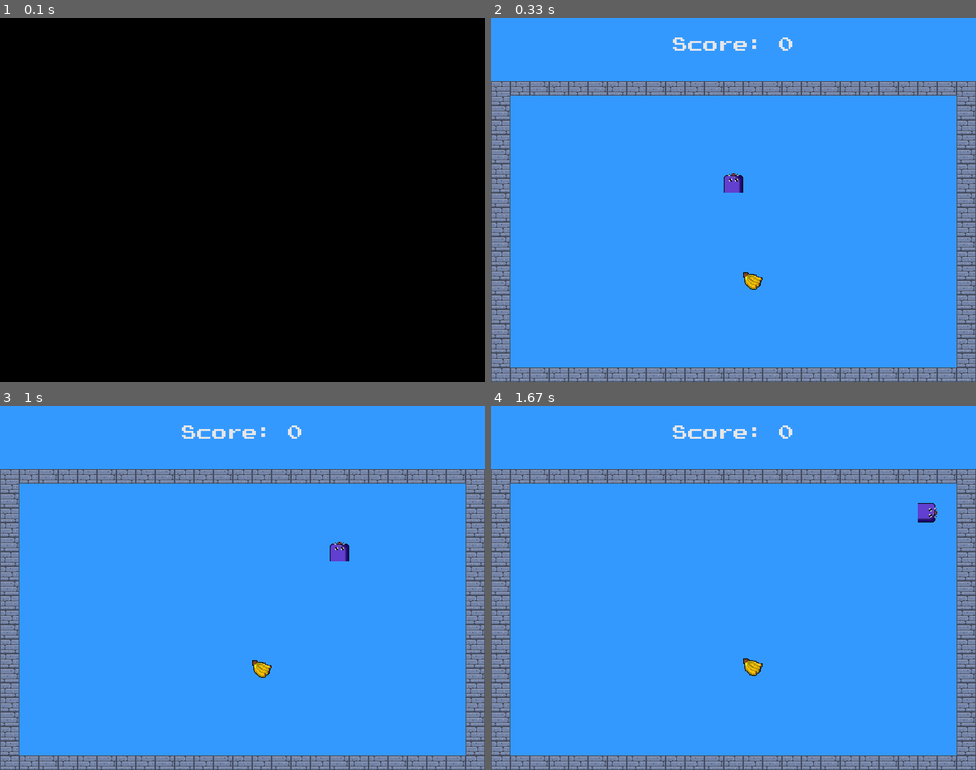
Above: before the commit, frames 1-4 (two rows, left to right).
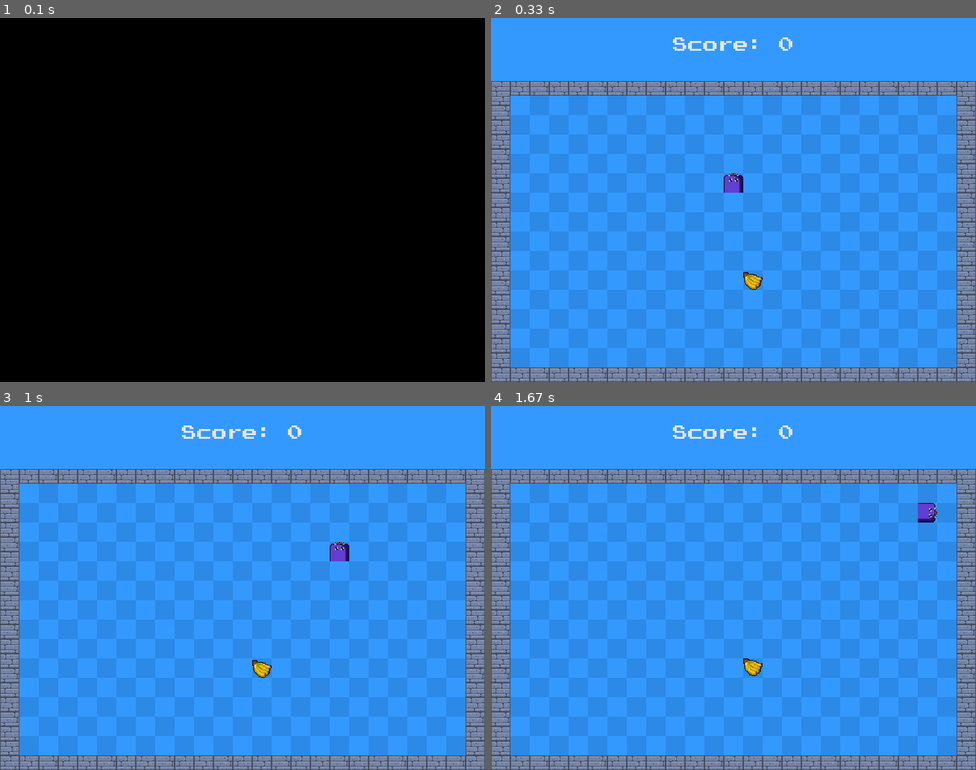
Above: after the commit, the same moments.

Repository: LUDUSLab/stem-games
Game: pygame game, started from natanael.lucena/snakepro/main.py
The game is run twice, just before and just after one commit, with the same random seed, the same clock (stepped at 60 frames per second) and the same inputs.
Inputs:
- Up to frame 1 (0.1 s): no input
- Up to frame 2 (0.33 s): no input
- Up to frame 3 (1 s): hold D 0.33-0.8 s; hold W from 0.83 s (still down)
- Up to frame 4 (1.67 s): release W at 1.13 s; hold D 1.17-1.63 s

Frame 1 is identical in both runs. In frame 2, 34% of the frame differs, in the area x 4-96%, y 21-96%; in frame 3, 34%; in frame 4, 34%.

Commit message:
add different color for snake's arena

Diff:
--- a/natanael.lucena/snakepro/config.py
+++ b/natanael.lucena/snakepro/config.py
@@ -6,6 +6,7 @@
 # Colors
 COLOR_LIGHT_GREY = (230, 230, 230)
 COLOR_LIGHT_BLUE = (51, 153, 255)
+COLOR_DARK_BLUE = (44, 137, 230)
 
 # Window
 window = (800, 600)
@@ -46,6 +47,16 @@
     return True
 
 
+def draw_blue_square():
+    for i in range(0, window[1] - 120, 32):
+        if (i // 32) % 2:
+            aux = 32
+        else:
+            aux = 0
+        for j in range(aux, window[0], 64):
+            pygame.draw.rect(screen, COLOR_DARK_BLUE, (j, 128 + i, 32, 32))
+
+
 # Sounds
 apple_sound = pygame.mixer.Sound('./assets/natanael.lucena.apple_crunch.wav')
 game_over_sound = pygame.mixer.Sound('./assets/natanael.lucena.game_over.wav')
--- a/natanael.lucena/snakepro/game.py
+++ b/natanael.lucena/snakepro/game.py
@@ -3,7 +3,6 @@
 import fruit
 from snake import *
 from wall import *
-
 
 player_record = 0
 
@@ -59,6 +58,7 @@
             game_clock.tick(60)
         game_clock.tick(10)
         screen.fill(COLOR_LIGHT_BLUE)
+        draw_blue_square()
         draw_wall()
         screen.blit(fruit.fruits_imgs[random_ind2][frame_aux], fruit.general_fruit)
         # Displays score on the game screen
